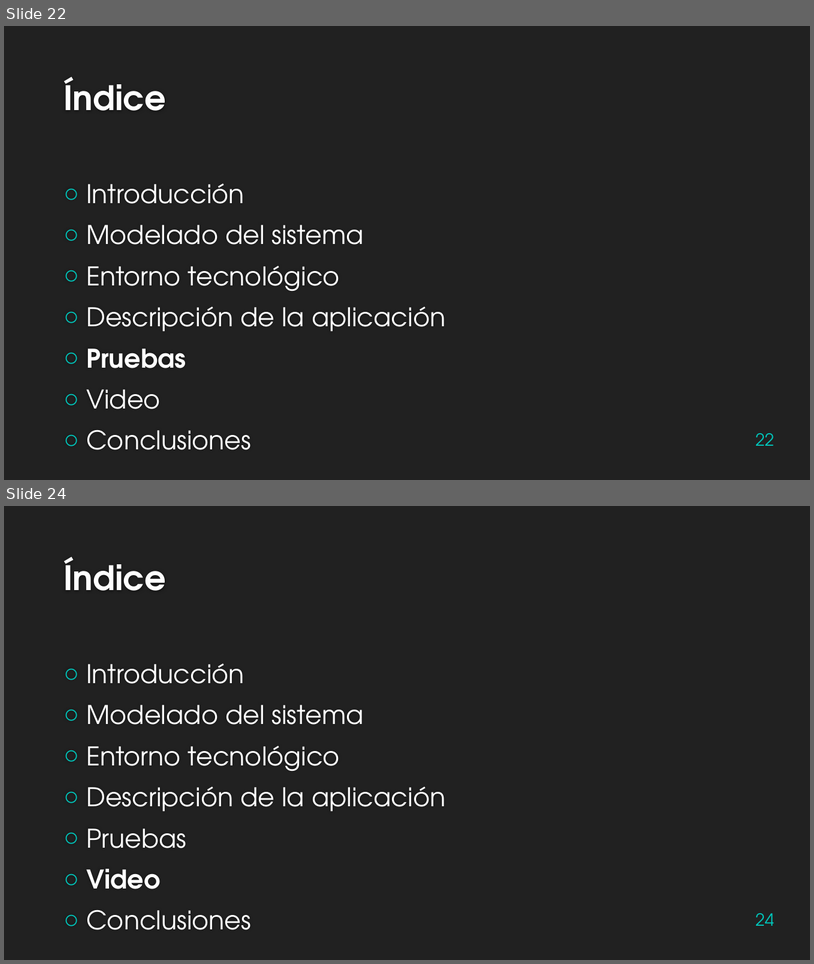
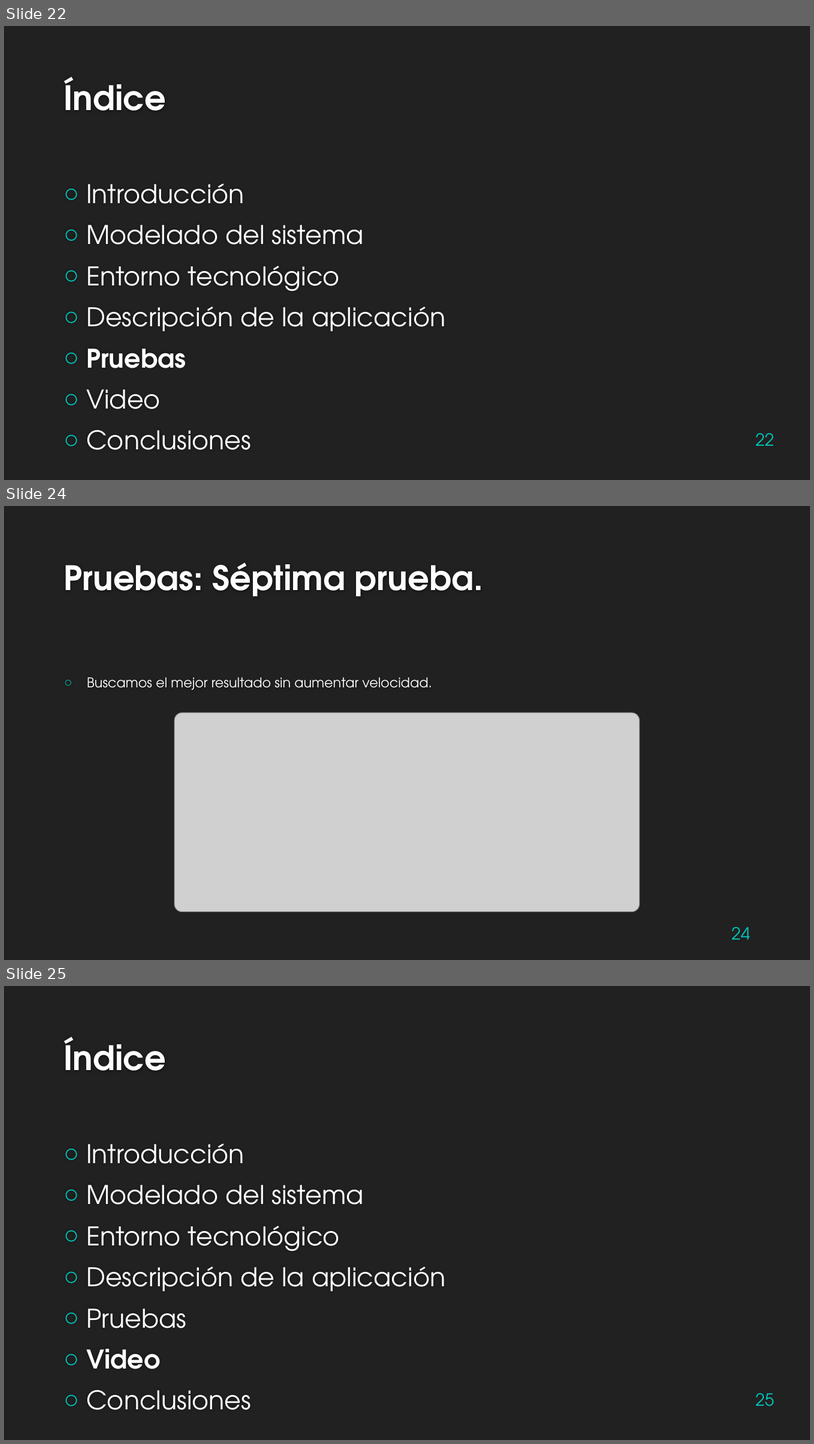
Before and after one commit to Zigic23/TFG-RobotSiguelineas, a slide deck: Presentación/Presentacion TFG.pptx. Shown one above the other, each under a label of ours: slides 22 and 24 before the commit, slides 22, 24 and 25 after it; the slides between them are not shown. The pictures are 814x964 and 814x1444 pixels, drawn with LibreOffice and Linux fonts; fonts in the diff are those of the drawing; grey boxes stand for pictures; background and template pictures are left out. Boxes give left, top, right and bottom in pixels: in the first picture for what was removed or moved away, otherwise in the second. Text is boxed around its words. In the diff, an @@ line names an element or a change of style, - is before the commit and + after.

```diff
--- a/Presentación/Presentacion TFG.pptx
+++ b/Presentación/Presentacion TFG.pptx
@@ slide 24 added at [4, 506, 810, 960], background #212121 @@
@@ title added at [63, 562, 483, 597], 40 pt, text #FEFEFE, bold @@
+Pruebas: Séptima prueba.
@@ text added at [87, 677, 432, 690], 16 pt, text #FFFFFF @@
+○ Buscamos el mejor resultado sin aumentar velocidad.
@@ picture added at [174, 712, 640, 912] @@
@@ page number added at [732, 927, 750, 939], 20 pt, text #00C6BB @@
+24
@@ what was slide 24 is now slide 25 @@
@@ page number at [756, 1393, 774, 1406]: text changed @@
-24
+25
```
Also in this commit, not shown: 3 other slides added, 3 slides removed, 2 other files.
